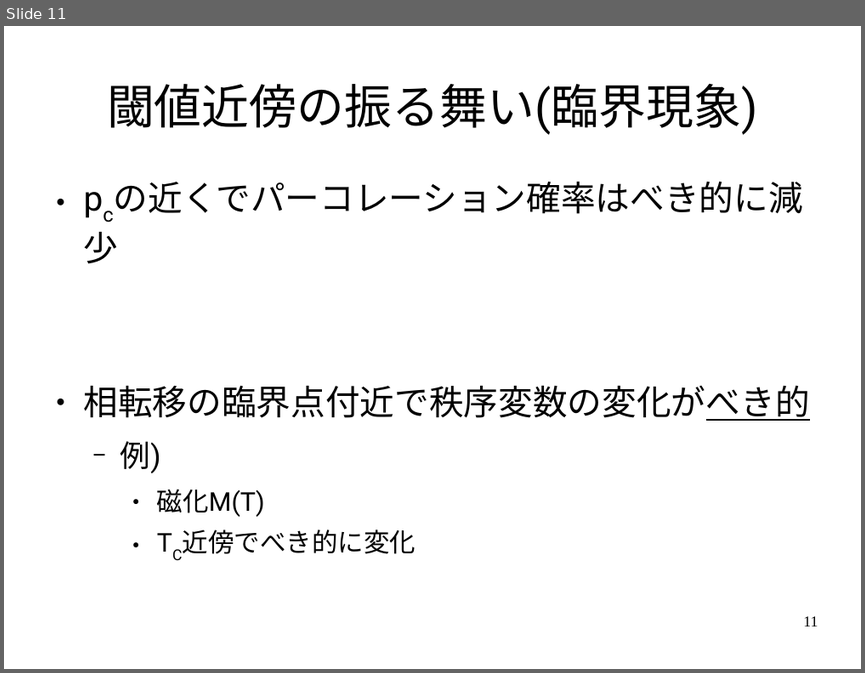
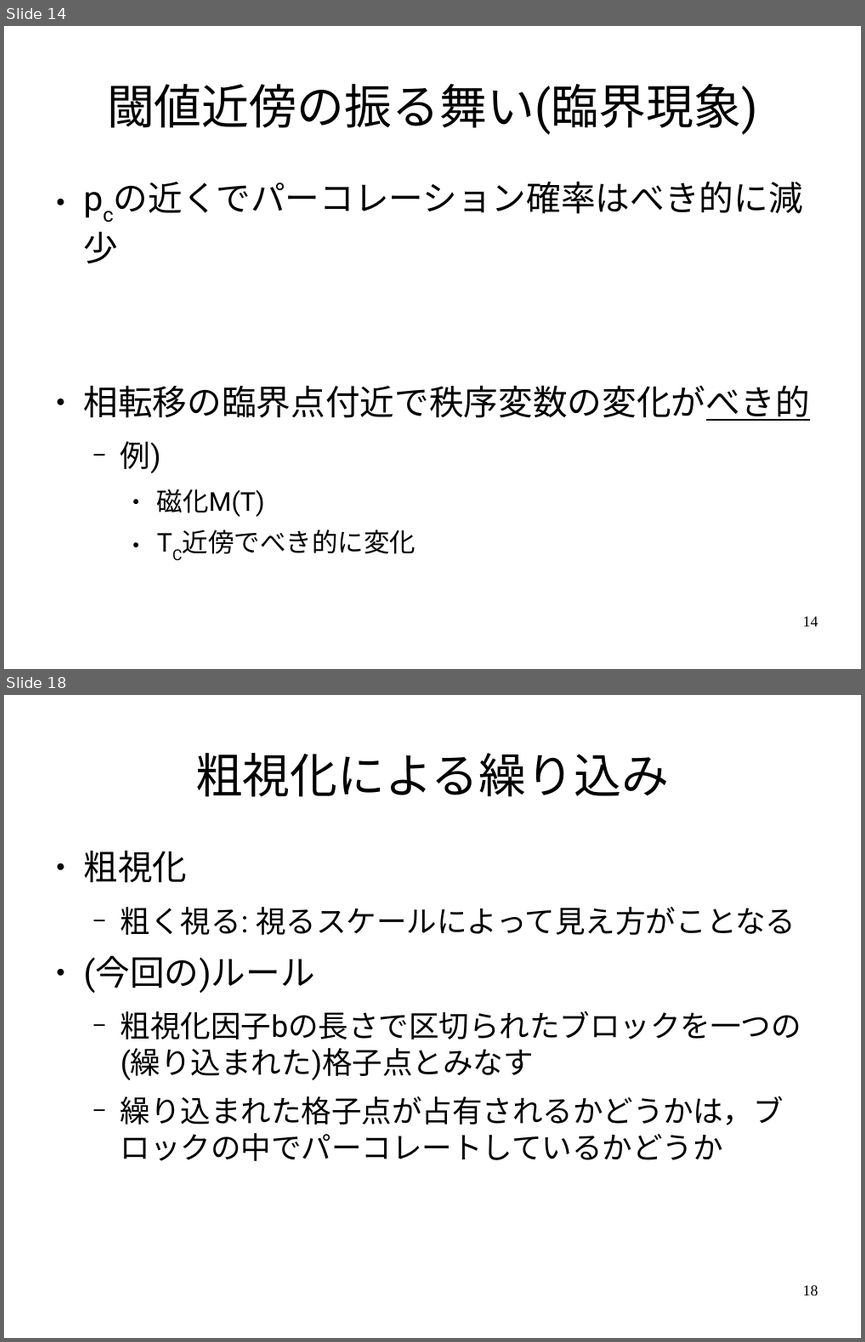
Before and after one commit to ssh0/SCS_yamlab2016, a slide deck: doc/slide.odp. Shown one above the other, each under a label of ours: slide 11 before the commit, slides 14 and 18 after it; the slides between them are not shown. The pictures are 865x673 and 865x1342 pixels, drawn with LibreOffice and Linux fonts; fonts in the diff are those of the drawing. Boxes give left, top, right and bottom in pixels: in the first picture for what was removed or moved away, otherwise in the second. Text is boxed around its words. In the diff, an @@ line names an element or a change of style, - is before the commit and + after.

```diff
--- a/doc/slide.odp
+++ b/doc/slide.odp
@@ slide 18 added at <box>4,695,861,1338</box>, background #FFFFFF @@
@@ title added at <box>195,753,669,797</box>, 44 pt, text #000000 @@
+粗視化による繰り込み
@@ text added at <box>84,851,801,1161</box>, 28 pt, text #000000 @@
+● 粗視化
+  − 粗く視る: 視るスケールによって見え方がことなる
+● (今回の)ルール
+  − 粗視化因子bの長さで区切られたブロックを一つの(繰り込まれた)格子点とみなす
+  − 繰り込まれた格子点が占有されるかどうかは，ブロックの中でパーコレートしているかどうか
@@ page number added at <box>803,1285,818,1295</box>, 14 pt, text #000000 @@
+18
@@ what was slide 11 is now slide 14 @@
@@ page number at <box>803,616,818,626</box>: text changed @@
-11
+14
```
Also in this commit, not shown: 2 slides changed, 8 other slides added.
